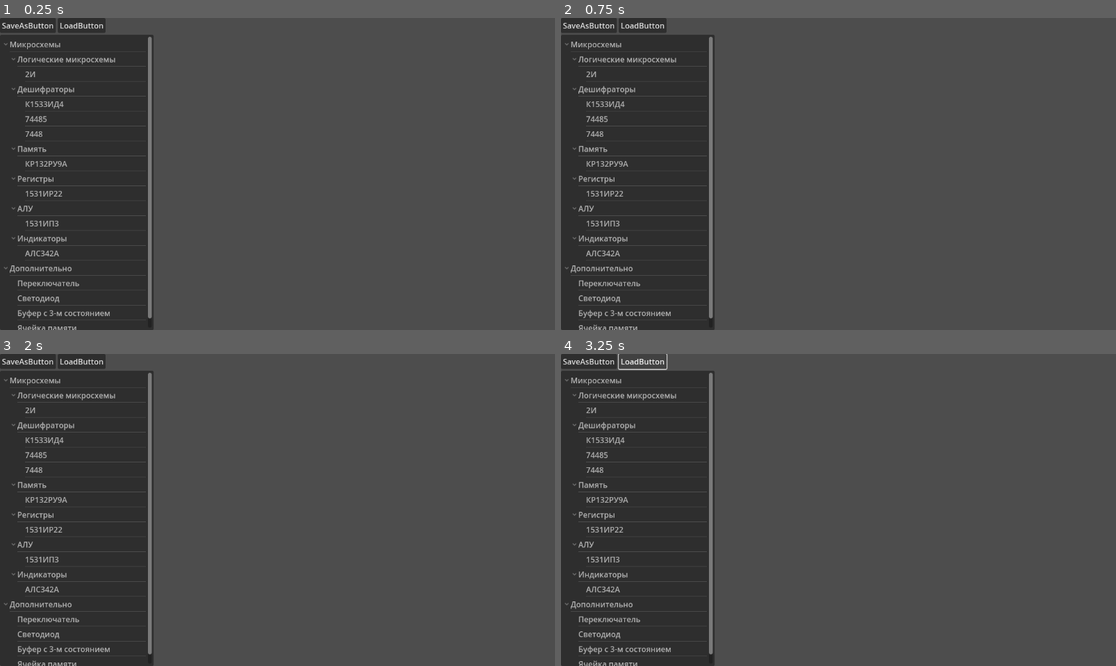
Above: before the commit, frames 1-4 (two rows, left to right).
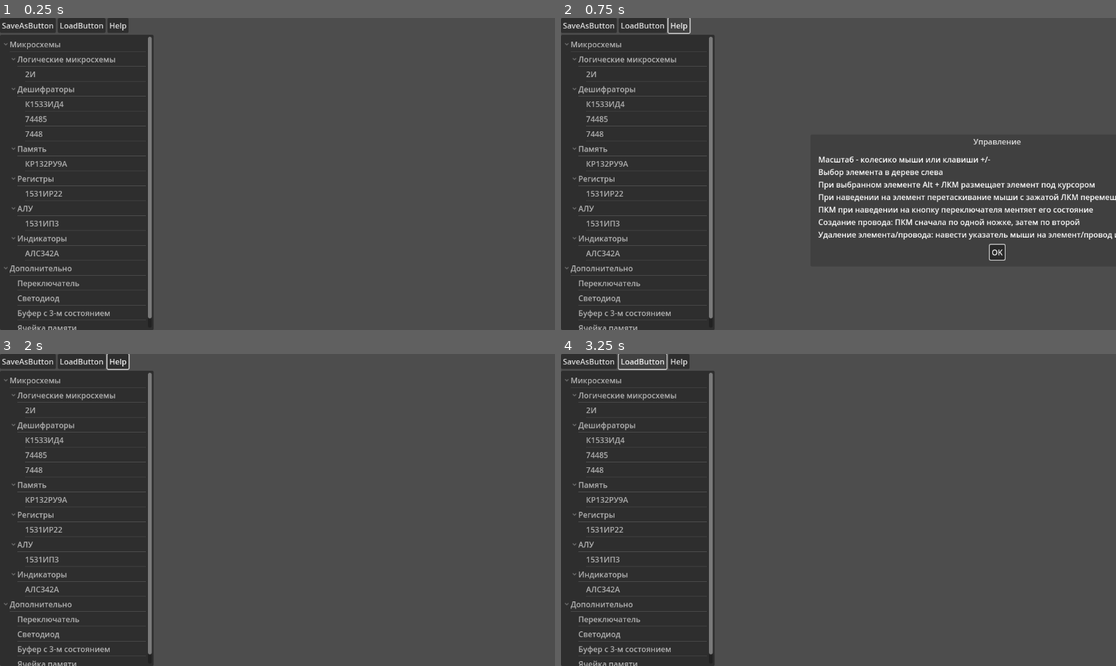
Above: after the commit, the same moments.

Repository: Andrien777/tvbuilder-m
Game: Godot game, scene res://ui/main_scene.tscn
Two runs of this game, one before a commit and one after it. Both use one fixed random seed, a clock stepped at 60 frames per second and the inputs below. The engine's default icon, where the game draws it, is replaced by a stand-in: a white triangle on a blue panel in a dark square.
Inputs (mouse positions are in pixels of both pictures, inside the frame that each line leads up to):
- Up to frame 1 (0.25 s): no input
- Up to frame 2 (0.75 s): click (677, 24) at 0.5 s, where only the run after the commit has a clickable "Help"
- Up to frame 3 (2 s): click (438, 588) at 1.25 s, where only the run after the commit has a clickable "OK"
- Up to frame 4 (3.25 s): click "SaveAsButton" at 2 s; click "LoadButton" at 2.75 s

The runs differ from the first frame. In frame 1, 0.2% of the frame differs, in the area x 19-24%, y 0-5%; in frame 2, 3.0%, in the area x 19-100%, y 0-78%; in frame 3, 0.2%; in frame 4, 0.2%.

Commit message:
Added help, fixed drag, deletion on Del

Diff:
--- a/components/circuit_component.gd
+++ b/components/circuit_component.gd
@@ -2,6 +2,7 @@
 class_name CircuitComponent
 
 var is_dragged = false
+var is_mouse_over = false
 
 var drag_offset = Vector2(0,0)
 var readable_name:String
@@ -121,11 +122,17 @@
 # Called every frame. 'delta' is the elapsed time since the previous frame.
 func _process(delta: float) -> void:
 	if is_dragged && Input.is_mouse_button_pressed(MOUSE_BUTTON_LEFT):
-		self.global_position = get_global_mouse_position()  +drag_offset
+		self.global_position = get_global_mouse_position() + drag_offset
+	else:
+		self.is_dragged = false
+	if Input.is_action_pressed("delete_component") and self.is_mouse_over:
+		Input.action_release("delete_component")
+		SaveManager.ic_list.erase(self)
+		queue_free()
 
 var tween
 func _input_event(viewport: Viewport, event: InputEvent, shape_idx: int) -> void:
-	if event is InputEventMouseButton and Input.is_mouse_button_pressed(MOUSE_BUTTON_LEFT):
+	if event is InputEventMouseButton and event.button_index == MOUSE_BUTTON_LEFT:
 		if(event.pressed):
 			drag_offset = global_position - get_global_mouse_position()
 			viewport.set_input_as_handled()
@@ -136,15 +143,15 @@
 			tween = create_tween()
 			tween.tween_property(self,"position",position - Vector2(int(position.x)%25, int(position.y)%25),0.1).set_trans(Tween.TRANS_ELASTIC)
 			#position = position - Vector2(int(position.x)%25, int(position.y)%25)
-	if event is InputEventMouseButton and event.pressed and Input.is_mouse_button_pressed(MOUSE_BUTTON_MIDDLE):
-		viewport.set_input_as_handled()
-		SaveManager.ic_list.erase(self)
-		queue_free()
 
 func _process_signal():
 	pass
 
+func _mouse_enter() -> void:
+	is_mouse_over = true
 
+func _mouse_exit() -> void:
+	is_mouse_over = false
 
 static func pin_comparator(a,b):
 	if a is Pin and b is Pin:
--- a/components/switch_button.gd
+++ b/components/switch_button.gd
@@ -29,7 +29,7 @@
 	pass
 
 func _input_event(viewport: Viewport, event: InputEvent, shape_idx: int) -> void:
-	if event is InputEventMouseButton and event.is_pressed() and Input.is_mouse_button_pressed(MOUSE_BUTTON_RIGHT):
+	if event is InputEventMouseButton and event.is_pressed() and event.button_index == MOUSE_BUTTON_RIGHT:
 		viewport.set_input_as_handled()
 		parent.on = not parent.on
 		if parent.on:
--- a/components/wire.gd
+++ b/components/wire.gd
@@ -6,6 +6,9 @@
 var line
 const pin_offset = 30
 var hitbox: Array
+
+var is_mouse_over = false
+
 func initialize(first_object:Node2D, second_object:Node2D)->void:
 	line.clear_points()
 
@@ -45,11 +48,13 @@
 	self.modulate=Color(0.7,0.7,0.7,1)
 	first_object.modulate=Color(0.7,0.7,0.7,1)
 	second_object.modulate=Color(0.7,0.7,0.7,1)
+	is_mouse_over = true
 
 func _mouse_exit() -> void:
 	self.modulate=Color(1,1,1,1)
 	first_object.modulate=Color(1,1,1,1)
 	second_object.modulate=Color(1,1,1,1)
+	is_mouse_over = false
 
 # Called every frame. 'delta' is the elapsed time since the previous frame.
 func _process(delta: float) -> void:
@@ -79,6 +84,11 @@
 				hitbox.append(hitbox_part)
 	else:
 		WireManager._delete_wire(self)
+	if Input.is_action_pressed("delete_component") and self.is_mouse_over:
+		Input.action_release("delete_component")
+		first_object.modulate=Color(1,1,1,1)
+		second_object.modulate=Color(1,1,1,1)
+		WireManager._delete_wire(self)
 
 
 func get_pin_offset(pin:Node2D):
--- a/project.godot
+++ b/project.godot
@@ -39,11 +39,13 @@
 ZoomUp={
 "deadzone": 0.5,
 "events": [Object(InputEventMouseButton,"resource_local_to_scene":false,"resource_name":"","device":-1,"window_id":0,"a …(258 unchanged characters)…
+, Object(InputEventKey,"resource_local_to_scene":false,"resource_name":"","device":-1,"window_id":0,"alt_pressed":false,"shift_pressed":false,"ctrl_pressed":false,"meta_pressed":false,"pressed":false,"keycode":0,"physical_keycode":61,"key_label":0,"unicode":61,"location":0,"echo":false,"script":null)
 ]
 }
 ZoomDown={
 "deadzone": 0.5,
 "events": [Object(InputEventMouseButton,"resource_local_to_scene":false,"resource_name":"","device":-1,"window_id":0,"a …(259 unchanged characters)…
+, Object(InputEventKey,"resource_local_to_scene":false,"resource_name":"","device":-1,"window_id":0,"alt_pressed":false,"shift_pressed":false,"ctrl_pressed":false,"meta_pressed":false,"pressed":false,"keycode":0,"physical_keycode":45,"key_label":0,"unicode":45,"location":0,"echo":false,"script":null)
 ]
 }
 create_and2={
@@ -71,3 +73,8 @@
 "events": [Object(InputEventKey,"resource_local_to_scene":false,"resource_name":"","device":-1,"window_id":0,"alt_press …(191 unchanged characters)…
 ]
 }
+delete_component={
+"deadzone": 0.5,
+"events": [Object(InputEventKey,"resource_local_to_scene":false,"resource_name":"","device":-1,"window_id":0,"alt_pressed":false,"shift_pressed":false,"ctrl_pressed":false,"meta_pressed":false,"pressed":false,"keycode":0,"physical_keycode":4194312,"key_label":0,"unicode":0,"location":0,"echo":false,"script":null)
+]
+}
--- /dev/null
+++ b/ui/help_dialog.gd
@@ -0,0 +1,15 @@
+extends AcceptDialog
+
+
+# Called when the node enters the scene tree for the first time.
+func _ready() -> void:
+	pass # Replace with function body.
+
+
+# Called every frame. 'delta' is the elapsed time since the previous frame.
+func _process(delta: float) -> void:
+	pass
+
+
+func _on_help_button_pressed() -> void:
+	self.visible = true
--- a/ui/main_scene.tscn
+++ b/ui/main_scene.tscn
@@ -7,6 +7,7 @@
 [ext_resource type="Script" path="res://ui/ic_elements_tree/ics_tree.gd" id="3_q10ex"]
 [ext_resource type="Script" path="res://ui/save_file_dialog.gd" id="4_5cvoo"]
 [ext_resource type="Script" path="res://ui/load_file_dialog.gd" id="5_656tm"]
+[ext_resource type="Script" path="res://ui/help_dialog.gd" id="8_s7pmm"]
 
 [sub_resource type="ShaderMaterial" id="ShaderMaterial_7n0h1"]
 shader = ExtResource("2_7ckc8")
@@ -45,6 +46,10 @@
 text = "LoadButton"
 metadata/_edit_use_anchors_ = true
 
+[node name="HelpButton" type="Button" parent="UiCanvasLayer/FunctionalUIContainer/ButtonsContainer"]
+layout_mode = 2
+text = "Help"
+
 [node name="ComponentTree" type="Tree" parent="UiCanvasLayer/FunctionalUIContainer"]
 layout_mode = 2
 size_flags_vertical = 3
@@ -78,8 +83,21 @@
 use_native_dialog = true
 script = ExtResource("5_656tm")
 
+[node name="HelpDialog" type="AcceptDialog" parent="."]
+title = "Управление"
+initial_position = 1
+dialog_text = "Масштаб - колесико мыши или клавиши +/-
+Выбор элемента в дереве слева
+При выбранном элементе Alt + ЛКМ размещает элемент под курсором
+При наведении на элемент перетаскивание мыши с зажатой ЛКМ перемещает элемент
+ПКМ при наведении на кнопку переключателя ментяет его состояние
+Создание провода: ПКМ сначала по одной ножке, затем по второй
+Удаление элемента/провода: навести указатель мыши на элемент/провод и нажать Delete"
+script = ExtResource("8_s7pmm")
+
 [connection signal="pressed" from="UiCanvasLayer/FunctionalUIContainer/ButtonsContainer/SaveAsButton" to="SaveAsFileDialog" method="_on_save_as_button_pressed"]
 [connection signal="pressed" from="UiCanvasLayer/FunctionalUIContainer/ButtonsContainer/LoadButton" to="LoadFileDialog" method="_on_load_button_pressed"]
+[connection signal="pressed" from="UiCanvasLayer/FunctionalUIContainer/ButtonsContainer/HelpButton" to="HelpDialog" method="_on_help_button_pressed"]
 [connection signal="item_mouse_selected" from="UiCanvasLayer/FunctionalUIContainer/ComponentTree" to="UiCanvasLayer/FunctionalUIContainer/ComponentTree" method="_on_item_mouse_selected"]
 [connection signal="nothing_selected" from="UiCanvasLayer/FunctionalUIContainer/ComponentTree" to="UiCanvasLayer/FunctionalUIContainer/ComponentTree" method="_on_nothing_selected"]
 [connection signal="file_selected" from="SaveAsFileDialog" to="SaveAsFileDialog" method="_on_file_selected"]
Not shown: 1 places in ui/main_scene.tscn that only renumber resources
